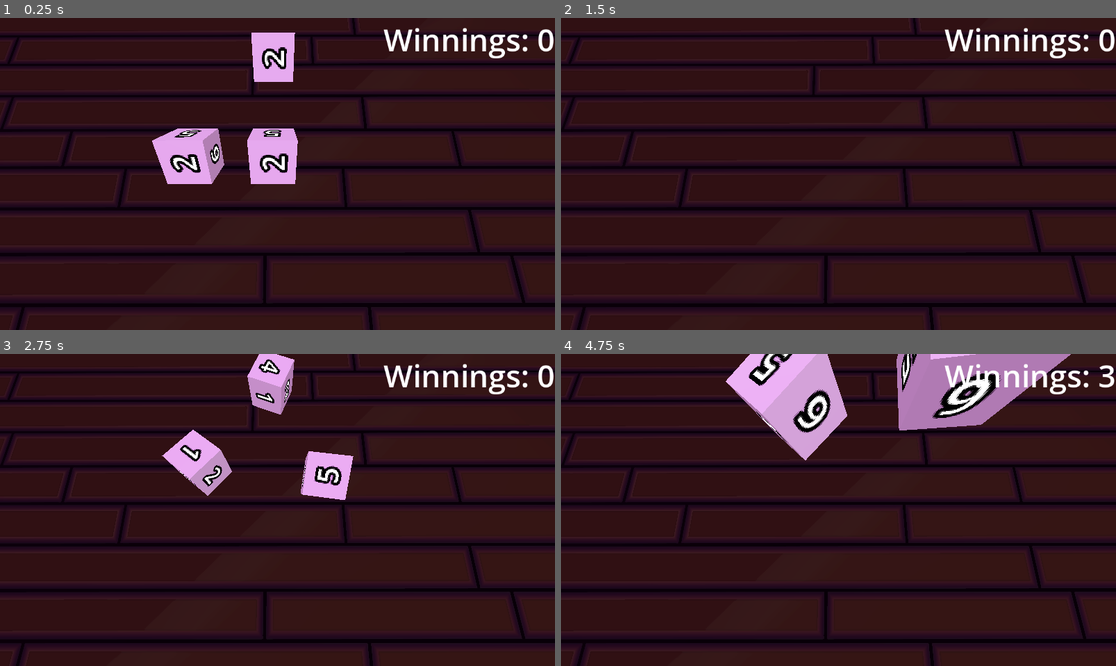
Above: before the commit, frames 1-4 (two rows, left to right).
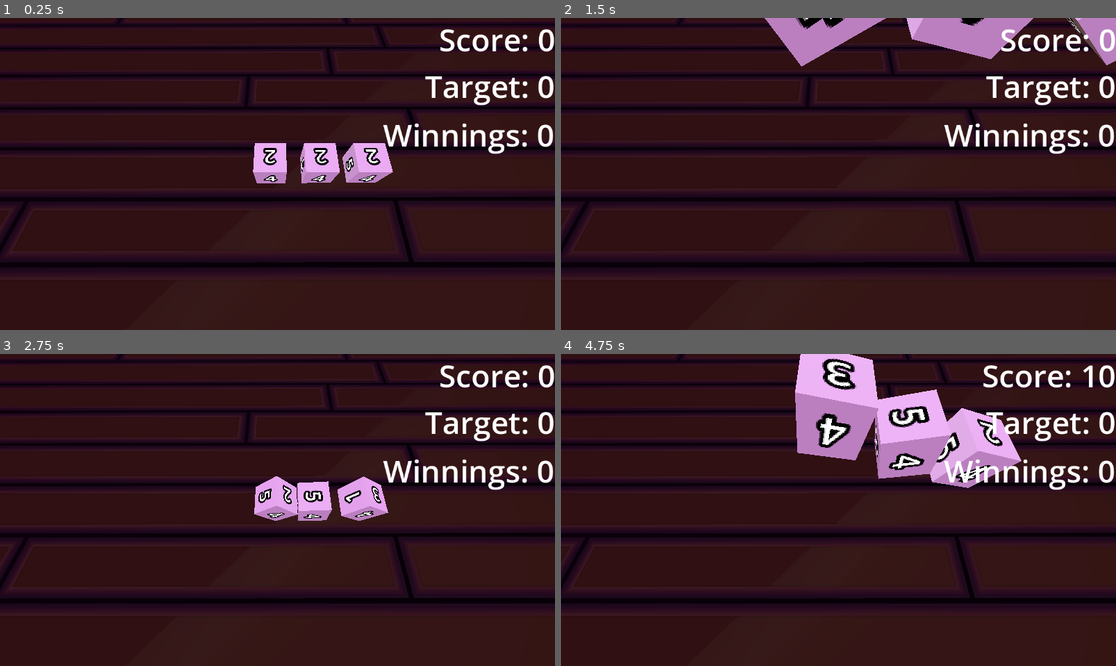
Above: after the commit, the same moments.

Repository: MichaelFar/DiceGame
Game: Godot game, scene res://scenes/play_area.tscn
Same seed, same stepped clock (60 frames per second), same inputs: the game is played once before the commit and once after it. Sound files missing from this copy of the repository are replaced by a short silence.
Inputs (mouse positions are in pixels of both pictures, inside the frame that each line leads up to):
- Up to frame 1 (0.25 s): no input
- Up to frame 2 (1.5 s): move the mouse to (960, 158) at 0.52 s; click (960, 158) at 0.6 s; move the mouse to (727, 189) at 1.27 s; click (727, 189) at 1.35 s
- Up to frame 3 (2.75 s): move the mouse to (333, 441) at 2.02 s; click (333, 441) at 2.1 s
- Up to frame 4 (4.75 s): move the mouse to (810, 572) at 2.77 s; click (810, 572) at 2.85 s; move the mouse to (1005, 556) at 3.52 s; click (1005, 556) at 3.6 s; move the mouse to (672, 463) at 4.27 s; click (672, 463) at 4.35 s

The runs differ from the first frame. In frame 1, 24% of the frame differs, in the area x 0-100%, y 0-100%; in frame 2, 23%; in frame 3, 24%; in frame 4, 32%.

Commit message:
Used basis to rotate the faces when scored

Diff:
--- a/scenes/base_dice.tscn
+++ b/scenes/base_dice.tscn
@@ -32,7 +32,7 @@
 text = "6"
 
 [node name="Label3D2" type="Label3D" parent="SideContainer"]
-transform = Transform3D(-0.00633283, -4.09999, -0.00173924, 0.00171623, -0.00713369, 0.999999, -3.99999, 0.00648808, 0.000431814, 0, 0.501339, 0)
+transform = Transform3D(-0.00633304, -4.1, -4.37114e-08, -2.24995e-17, -1.79217e-07, 1, -3.99999, 0.00649137, 6.92066e-11, 0, 0.501339, 0)
 texture_filter = 0
 text = "2"
 
@@ -42,17 +42,17 @@
 text = "1"
 
 [node name="Label3D4" type="Label3D" parent="SideContainer"]
-transform = Transform3D(-2.44072e-08, -4.1, -3.48846e-05, -0.000697985, 0.000143027, -1, 4, 0, -0.0001745, -0.0127935, -0.50501, -0.00214994)
+transform = Transform3D(-1.74846e-07, -4.1, 4.37114e-08, 0, -1.79217e-07, -1, 4, -1.79217e-07, 1.91069e-15, -0.0127935, -0.50501, -0.00214994)
 texture_filter = 0
 text = "3"
 
 [node name="Label3D5" type="Label3D" parent="SideContainer"]
-transform = Transform3D(1.96554e-07, 0.000143206, -1, 0.00563441, 4.09999, 3.49283e-05, 4, -0.00577526, -6.15714e-11, -0.514115, -0.00399262, -0.00206253)
+transform = Transform3D(2.19552e-08, 0.000143206, -1, 0.00563441, 4.09999, 3.49284e-05, 4, -0.00577526, -4.37114e-08, -0.514115, -0.00399262, -0.00206253)
 texture_filter = 0
 text = "4"
 
 [node name="Label3D6" type="Label3D" parent="SideContainer"]
-transform = Transform3D(-4, 0, -8.74228e-08, 0, 4.1, 0, 3.49691e-07, 0, -1, -0.0127761, -0.00392258, -0.503062)
+transform = Transform3D(-4, 0, 0, 0, 4.1, 0, 0, 0, 1, -0.0127761, -0.00392258, -0.503062)
 texture_filter = 0
 text = "5"
 
--- /dev/null
+++ b/scenes/dice_container.tscn
@@ -0,0 +1,32 @@
+[gd_scene load_steps=3 format=3 uid="uid://ctbowrlthk08g"]
+
+[ext_resource type="Script" path="res://scripts/dice_container.gd" id="1_i35gd"]
+[ext_resource type="PackedScene" uid="uid://guhl72g77qn8" path="res://scenes/base_dice.tscn" id="2_taijp"]
+
+[node name="DiceContainer" type="Node3D" node_paths=PackedStringArray("diceResources", "diceParent", "spawnPoints")]
+script = ExtResource("1_i35gd")
+diceResources = NodePath("DiceResources")
+diceParent = NodePath("DiceParent")
+spawnPoints = NodePath("SpawnPoints")
+
+[node name="DiceResources" type="ResourcePreloader" parent="."]
+resources = [PackedStringArray("base_dice", "base_dice 2", "base_dice 3"), [ExtResource("2_taijp"), ExtResource("2_taijp"), ExtResource("2_taijp")]]
+
+[node name="DiceParent" type="Node3D" parent="."]
+
+[node name="SpawnPoints" type="Node3D" parent="."]
+
+[node name="Marker3D" type="Marker3D" parent="SpawnPoints"]
+transform = Transform3D(1, 0, 0, 0, 1, 0, 0, 0, 1.3, 0, 1, 1.3)
+
+[node name="Marker3D4" type="Marker3D" parent="SpawnPoints"]
+transform = Transform3D(1, 0, 0, 0, 1, 0, 0, 0, 1.3, 0, 1, 2.6)
+
+[node name="Marker3D2" type="Marker3D" parent="SpawnPoints"]
+transform = Transform3D(1, 0, 0, 0, 1, 0, 0, 0, 1.3, 0, 1, 0)
+
+[node name="Marker3D3" type="Marker3D" parent="SpawnPoints"]
+transform = Transform3D(1, 0, 0, 0, 1, 0, 0, 0, 1.3, 0, 1, -1.3)
+
+[node name="Marker3D5" type="Marker3D" parent="SpawnPoints"]
+transform = Transform3D(1, 0, 0, 0, 1, 0, 0, 0, 1.3, 0, 1, -2.6)
--- a/scenes/play_area.tscn
+++ b/scenes/play_area.tscn
@@ -1,8 +1,7 @@
-[gd_scene load_steps=12 format=3 uid="uid://yk72ewyxuvl7"]
+[gd_scene load_steps=11 format=3 uid="uid://yk72ewyxuvl7"]
 
 [ext_resource type="Material" path="res://textures/WoodFloorMaterial.tres" id="1_rjdib"]
-[ext_resource type="PackedScene" uid="uid://guhl72g77qn8" path="res://scenes/base_dice.tscn" id="2_1xuhm"]
-[ext_resource type="Script" path="res://scripts/dice_container.gd" id="2_g8y1b"]
+[ext_resource type="PackedScene" uid="uid://ctbowrlthk08g" path="res://scenes/dice_container.tscn" id="2_j8wy6"]
 
 [sub_resource type="ProceduralSkyMaterial" id="ProceduralSkyMaterial_xqc0f"]
 sky_top_color = Color(0.621403, 0.270336, 0.708605, 1)
@@ -24,7 +23,7 @@
 material = SubResource("StandardMaterial3D_wujqk")
 
 [sub_resource type="BoxShape3D" id="BoxShape3D_gguhe"]
-size = Vector3(8.05511, 0.492676, 6.37341)
+size = Vector3(13.1743, 0.492676, 10.3111)
 
 [sub_resource type="BoxShape3D" id="BoxShape3D_5svg5"]
 size = Vector3(1, 8.91614, 12.5461)
@@ -38,7 +37,7 @@
 environment = SubResource("Environment_xs4xw")
 
 [node name="MeshInstance3D" type="MeshInstance3D" parent="."]
-transform = Transform3D(13.3383, 0, 0, 0, 1, 0, 0, 0, 14.669, 0, 0, 0)
+transform = Transform3D(27.2938, 0, 0, 0, 1, 0, 0, 0, 25.5519, 0, 0, 0)
 material_override = ExtResource("1_rjdib")
 mesh = SubResource("PlaneMesh_yjksn")
 
@@ -46,11 +45,11 @@
 transform = Transform3D(0.245776, 0, 0, 0, 1, 0, 0, 0, 0.312209, 0, 0, 0)
 
 [node name="CollisionShape3D" type="CollisionShape3D" parent="MeshInstance3D/StaticBody3D"]
-transform = Transform3D(1, 0, 0, 0, 1, 0, 0, 0, 1, 0.00942993, -0.253662, 0.0100708)
+transform = Transform3D(0.999985, 0, 0, 0, 0.999988, 0, 0, 0, 1, 0.624132, -0.253662, -0.518631)
 shape = SubResource("BoxShape3D_gguhe")
 
 [node name="Camera3D" type="Camera3D" parent="."]
-transform = Transform3D(0.999999, 0.00105756, 0.000879448, -0.00107453, 0.201535, 0.979481, 0.000858623, -0.979481, 0.201536, 0.228765, 4.7753, 1.7635)
+transform = Transform3D(0.999999, 0.00105756, 0.000879439, -0.00121131, 0.37423, 0.927335, 0.000651602, -0.927335, 0.374231, 0.228765, 5.83733, 2.42541)
 fov = 85.4
 
 [node name="SpotLight3D" type="SpotLight3D" parent="."]
@@ -59,28 +58,19 @@
 light_size = 0.539
 spot_range = 78.4701
 
-[node name="DiceContainer" type="Node3D" parent="." node_paths=PackedStringArray("scoreLabel")]
-script = ExtResource("2_g8y1b")
+[node name="DiceContainer" parent="." node_paths=PackedStringArray("scoreLabel") instance=ExtResource("2_j8wy6")]
+transform = Transform3D(-4.37114e-08, 0, 1.2089, 0, 1, 0, -1, 0, -5.28428e-08, 0, 0, 0)
 scoreLabel = NodePath("../Panel/ScoreLabel")
 
-[node name="Dice" parent="DiceContainer" instance=ExtResource("2_1xuhm")]
-transform = Transform3D(1, 0, 0, 0, 0.764111, -0.645084, 0, 0.645084, 0.764111, 0.126644, 1.22875, 0.506966)
-
-[node name="Dice2" parent="DiceContainer" instance=ExtResource("2_1xuhm")]
-transform = Transform3D(1, 0, 0, 0, 0.764111, -0.645084, 0, 0.645084, 0.764111, -1.75061, 1.22875, 0.506966)
-
-[node name="Dice3" parent="DiceContainer" instance=ExtResource("2_1xuhm")]
-transform = Transform3D(1, 0, 0, 0, 0.764111, -0.645084, 0, 0.645084, 0.764111, 0.126644, 1.22875, -2.11914)
-
 [node name="Barrier" type="StaticBody3D" parent="."]
-transform = Transform3D(1, 0, 0, 0, 1, 0, 0, 0, 1, 2.85376, 0, 0)
+transform = Transform3D(1, 0, 0, 0, 1, 0, 0, 0, 1, 4.37161, 0, 0)
 
 [node name="CollisionShape3D" type="CollisionShape3D" parent="Barrier"]
 transform = Transform3D(1, 0, 0, 0, 1, 0, 0, 0, 1, 0, 3.95807, 1.71315)
 shape = SubResource("BoxShape3D_5svg5")
 
 [node name="Barrier2" type="StaticBody3D" parent="."]
-transform = Transform3D(1, 0, 0, 0, 1, 0, 0, 0, 1, -3.04464, 0, 0)
+transform = Transform3D(1, 0, 0, 0, 1, 0, 0, 0, 1, -4.91205, 0, 0)
 
 [node name="CollisionShape3D" type="CollisionShape3D" parent="Barrier2"]
 transform = Transform3D(1, 0, 0, 0, 1, 0, 0, 0, 1, 0, 3.95807, 1.71315)
@@ -94,7 +84,7 @@
 shape = SubResource("BoxShape3D_5svg5")
 
 [node name="Barrier4" type="StaticBody3D" parent="."]
-transform = Transform3D(0.0272064, 0, 0.99963, 0, 1, 0, -0.99963, 0, 0.0272064, -3.3743, 0, 2.47872)
+transform = Transform3D(0.0272064, 0, 0.99963, 0, 1, 0, -0.99963, 0, 0.0272064, -3.3743, 0, 4.55227)
 
 [node name="CollisionShape3D" type="CollisionShape3D" parent="Barrier4"]
 transform = Transform3D(1, 0, 0, 0, 1, 0, 0, 0, 1, 0, 3.95807, 1.71315)
@@ -117,5 +107,33 @@
 offset_left = -40.0
 offset_bottom = 23.0
 grow_horizontal = 0
+text = "Score: 0"
+label_settings = SubResource("LabelSettings_s1u6i")
+
+[node name="TargetLabel" type="Label" parent="Panel"]
+layout_direction = 1
+layout_mode = 1
+anchors_preset = 1
+anchor_left = 1.0
+anchor_right = 1.0
+offset_left = -270.0
+offset_top = 97.0
+offset_right = 86.0
+offset_bottom = 185.0
+grow_horizontal = 0
+text = "Target: 0"
+label_settings = SubResource("LabelSettings_s1u6i")
+
+[node name="WinningsLabel" type="Label" parent="Panel"]
+layout_direction = 1
+layout_mode = 1
+anchors_preset = 1
+anchor_left = 1.0
+anchor_right = 1.0
+offset_left = -357.0
+offset_top = 198.0
+offset_right = -1.0
+offset_bottom = 286.0
+grow_horizontal = 0
 text = "Winnings: 0"
 label_settings = SubResource("LabelSettings_s1u6i")
--- a/scripts/base_dice.gd
+++ b/scripts/base_dice.gd
@@ -58,8 +58,24 @@
 
 		printRollResult()
 
-func scoreVisualEffect(score_label : Label3D):
-	pass
+func scoreVisualEffect():
+
+	var scored_label = getRollResult()
+
+	var tween = get_tree().create_tween()
+
+	var tween_back = func ():
+		var tween_2 = get_tree().create_tween()
+		tween_2.set_trans(Tween.TRANS_SPRING)
+		tween_2.tween_property(scored_label,"basis",scored_label.basis.rotated(scored_label.basis.z, -PI/4), .3)
+
+	tween.finished.connect(tween_back)
+
+	tween.set_trans(Tween.TRANS_SPRING)
+
+	tween.tween_property(scored_label,"basis",scored_label.basis.rotated(scored_label.basis.z, PI/4), .3)
+
+
 
 
 func _on_area_3d_body_entered(body: Node3D) -> void:
--- a/scripts/dice_container.gd
+++ b/scripts/dice_container.gd
@@ -1,6 +1,12 @@
 extends Node3D
 
 @export var scoreLabel : Label
+
+@export var diceResources : ResourcePreloader
+
+@export var diceParent : Node3D
+
+@export var spawnPoints : Node3D
 
 var diceArray := []
 
@@ -12,21 +18,37 @@
 
 func _ready():
 
-	for i in get_children():
-
-		diceArray.append(i)
-
-	for i in diceArray:
-
-		i.done_rolling.connect(checkForRolling)
+	populateDice()
 
 func _physics_process(delta: float) -> void:
 
 	if(Input.is_action_just_pressed("roll_dice") && canRoll):
+
 		print("Rolling dice")
+
 		hasRolledOnce = true
+
 		canRoll = false
+
 		rollAllDice()
+
+func populateDice():
+
+	for i in diceResources.get_resource_list():
+
+		var dice_instance = diceResources.get_resource(i)
+
+		dice_instance = dice_instance.instantiate()
+
+		diceParent.add_child(dice_instance)
+
+		dice_instance.global_position = spawnPoints.get_children()[diceResources.get_resource_list().find(i)].global_position
+
+	for i in diceParent.get_children():
+
+		diceArray.append(i)
+
+		i.done_rolling.connect(checkForRolling)
 
 func checkForRolling():
 
@@ -41,7 +63,9 @@
 	canRoll = true
 
 	if(hasRolledOnce):
+
 		await get_tree().create_timer(.2).timeout
+
 		checkForDuplicateNumbersThenScore()
 
 func rollAllDice():
@@ -72,11 +96,15 @@
 		var number_occurrence = value_array.count(current_num)
 
 		if(number_occurrence > 1 && previous_number != current_num):
+
 			scored_dice_array.append(i)
 			previous_number = current_num
 			print("Adding " + str(number_occurrence * current_num) + " to score")
+
 			score += number_occurrence * current_num
+
 		elif(previous_number == current_num):
+
 			scored_dice_array.append(i)
 
 	if(previous_number == 0 && score == 0):
@@ -86,11 +114,13 @@
 		score += value_array.max()
 
 	for i in scored_dice_array:
-		print("Scored: " + str(i.currentRollValue))
+
+		i.scoreVisualEffect()
 
 	currentRollScore = score
+
 	var tween = get_tree().create_tween()
-	tween.tween_property(scoreLabel,"text", "Winnings: " + str(int(scoreLabel.text) + score), .7)
 
+	tween.tween_property(scoreLabel,"text", "Score: " + str(int(scoreLabel.text) + score), .7)
 
 	print("Round Score is " + str(score))
